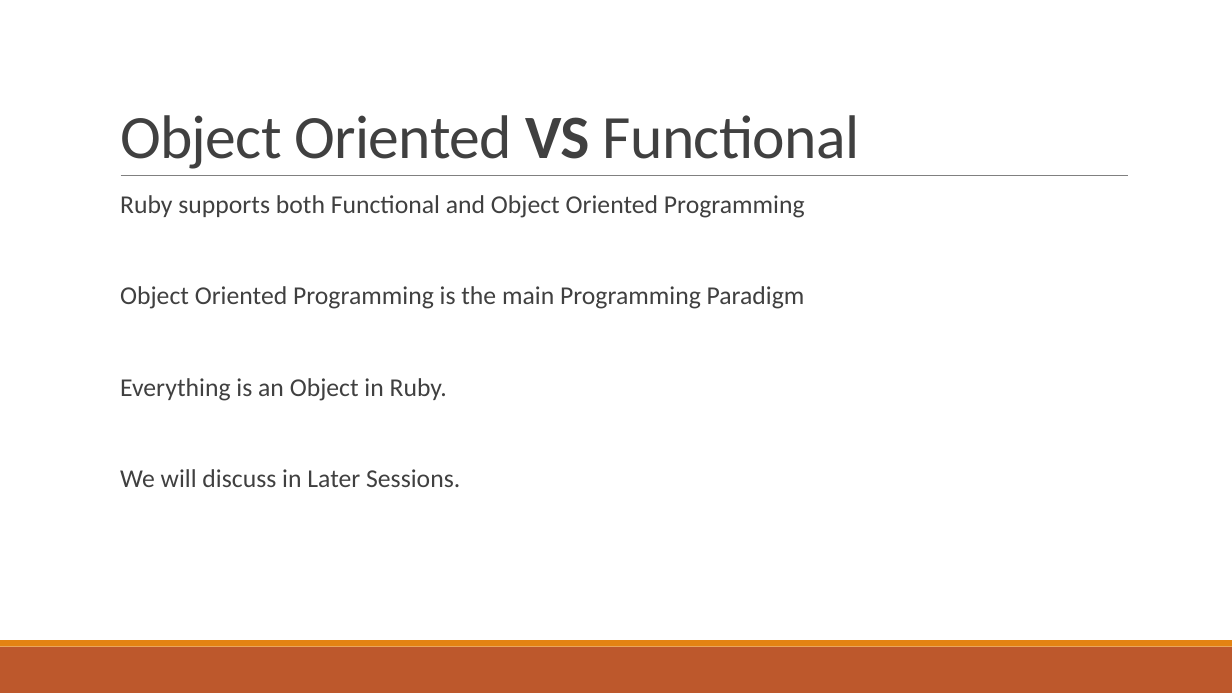
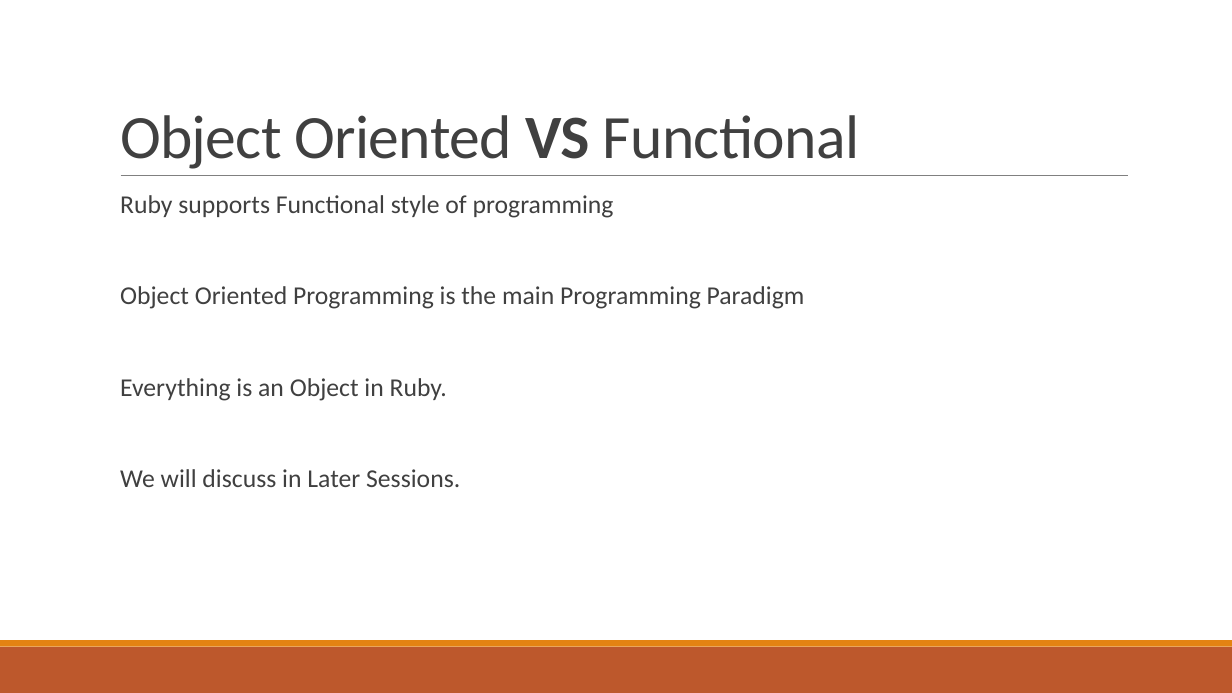
Before and after one commit to pawan9489/TeachingRuby, a slide deck: slide 10 of Session1-Intro.pptx. Drawn at 1232x693 pixels with LibreOffice and Linux fonts; fonts in the diff are those of the drawing. Boxes give left, top, right and bottom in pixels: in the first picture for what was removed or moved away, otherwise in the second. Text is boxed around its words. In the diff, an @@ line names an element or a change of style, - is before the commit and + after.

Commit message:
Functional style

```diff
--- a/Session1-Intro.pptx
+++ b/Session1-Intro.pptx
@@ text at [120,195,614,218]: text changed @@
-  Ruby supports both Functional and Object Oriented Programming
+  Ruby supports Functional style of programming
```
